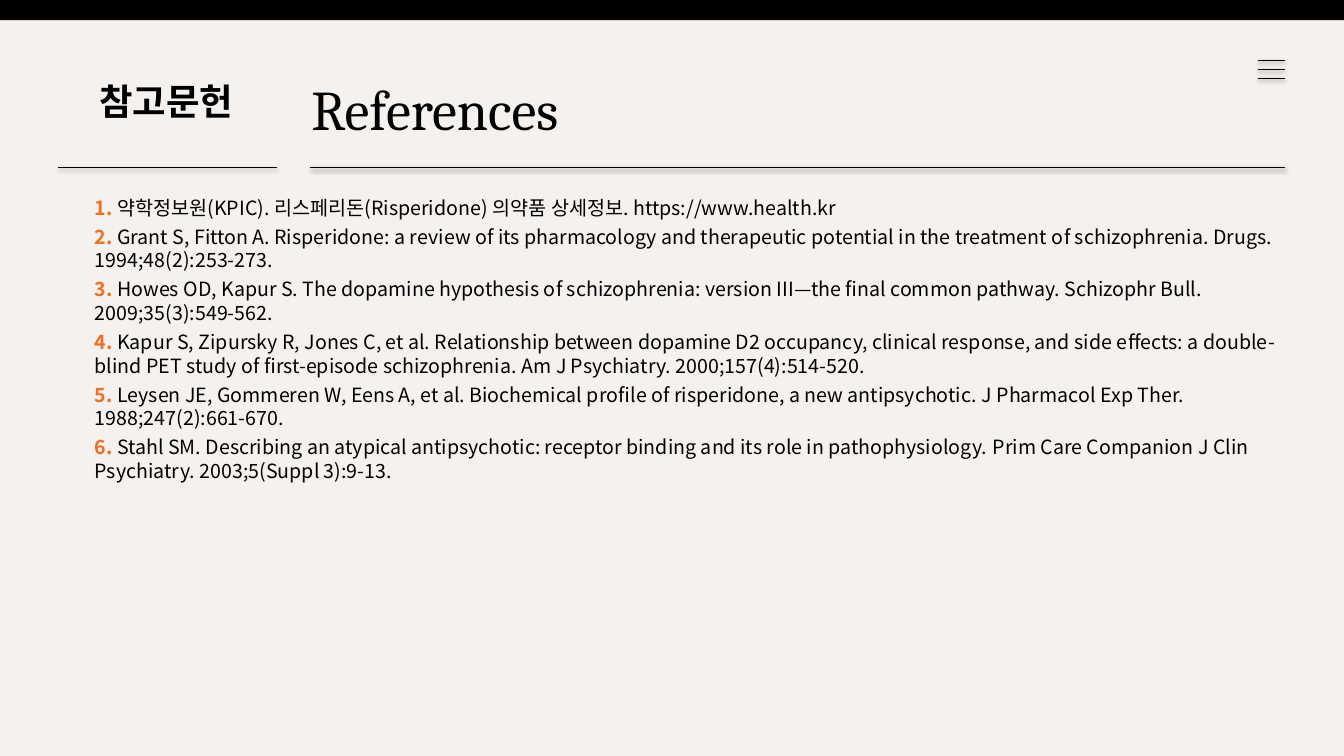
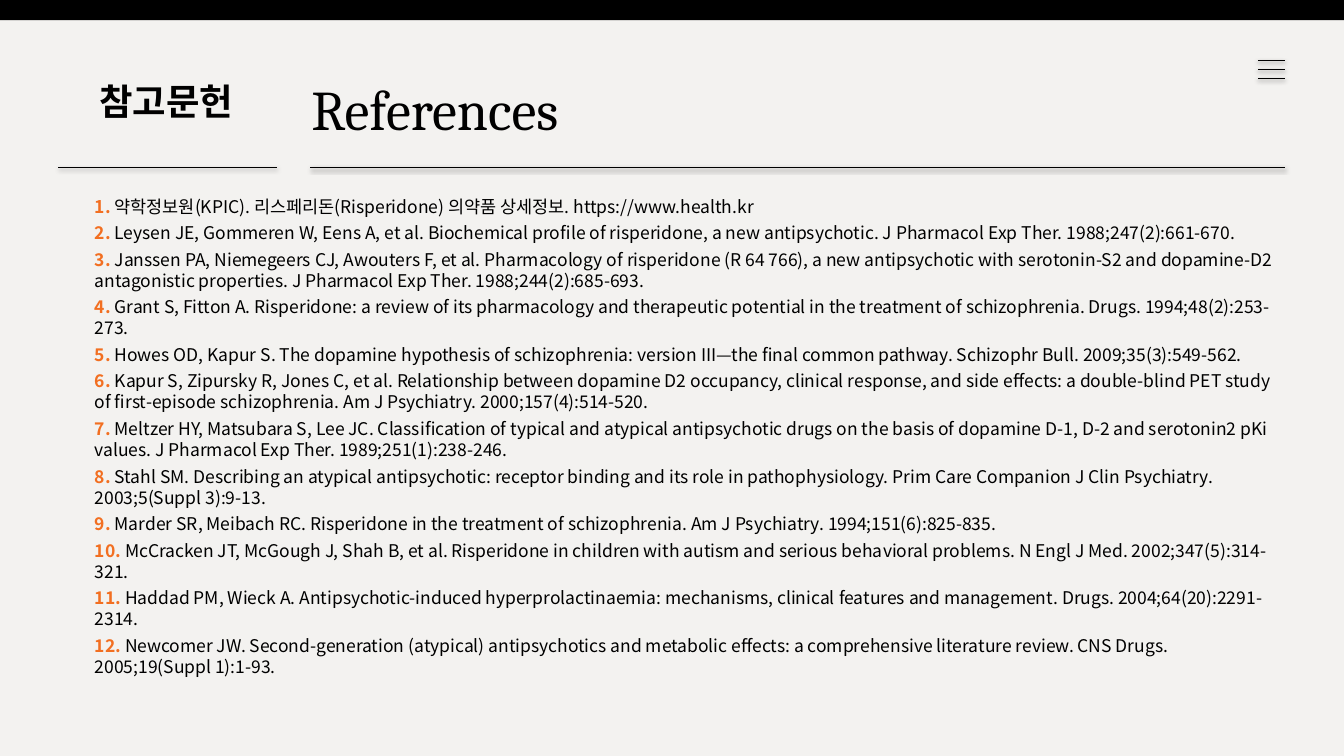
Before and after one commit to wlwl991123-prog/webtoon-app, a slide deck: slide 12 of risperidone.pptx. Drawn at 1344x756 pixels with LibreOffice and Linux fonts; fonts in the diff are those of the drawing. Boxes give left, top, right and bottom in pixels: in the first picture for what was removed or moved away, otherwise in the second. Text is boxed around its words. In the diff, an @@ line names an element or a change of style, - is before the commit and + after.

```diff
--- a/risperidone.pptx
+++ b/risperidone.pptx
@@ text at [95, 198, 754, 217]: size 14 to 12.5 pt in "1. 약학정보원(KPIC). 리스페리돈(Risperidone) 의약품 상세정보. https://www.hea ..." @@
@@ text at [95, 225, 1272, 677]: text changed; size 14 to 12.5 pt @@
-2. Grant S, Fitton A. Risperidone: a review of its pharmacology and therapeutic potential in the treatment of schizophrenia. Drugs. 1994;48(2):253-273.
-3. Howes OD, Kapur S. The dopamine hypothesis of schizophrenia: version III—the final common pathway. Schizophr Bull. 2009;35(3):549-562.
-4. Kapur S, Zipursky R, Jones C, et al. Relationship between dopamine D2 occupancy, clinical response, and side effects: a double-blind PET study of first-episode schizophrenia. Am J Psychiatry. 2000;157(4):514-520.
-5. Leysen JE, Gommeren W, Eens A, et al. Biochemical profile of risperidone, a new antipsychotic. J Pharmacol Exp Ther. 1988;247(2):661-670.
-6. Stahl SM. Describing an atypical antipsychotic: receptor binding and its role in pathophysiology. Prim Care Companion J Clin Psychiatry. 2003;5(Suppl 3):9-13.
+2. Leysen JE, Gommeren W, Eens A, et al. Biochemical profile of risperidone, a new antipsychotic. J Pharmacol Exp Ther. 1988;247(2):661-670.
+3. Janssen PA, Niemegeers CJ, Awouters F, et al. Pharmacology of risperidone (R 64 766), a new antipsychotic with serotonin-S2 and dopamine-D2 antagonistic properties. J Pharmacol Exp Ther. 1988;244(2):685-693.
+4. Grant S, Fitton A. Risperidone: a review of its pharmacology and therapeutic potential in the treatment of schizophrenia. Drugs. 1994;48(2):253-273.
+5. Howes OD, Kapur S. The dopamine hypothesis of schizophrenia: version III—the final common pathway. Schizophr Bull. 2009;35(3):549-562.
+6. Kapur S, Zipursky R, Jones C, et al. Relationship between dopamine D2 occupancy, clinical response, and side effects: a double-blind PET study of first-episode schizophrenia. Am J Psychiatry. 2000;157(4):514-520.
+7. Meltzer HY, Matsubara S, Lee JC. Classification of typical and atypical antipsychotic drugs on the basis of dopamine D-1, D-2 and serotonin2 pKi values. J Pharmacol Exp Ther. 1989;251(1):238-246.
+8. Stahl SM. Describing an atypical antipsychotic: receptor binding and its role in pathophysiology. Prim Care Companion J Clin Psychiatry. 2003;5(Suppl 3):9-13.
+9. Marder SR, Meibach RC. Risperidone in the treatment of schizophrenia. Am J Psychiatry. 1994;151(6):825-835.
+10. McCracken JT, McGough J, Shah B, et al. Risperidone in children with autism and serious behavioral problems. N Engl J Med. 2002;347(5):314-321.
+11. Haddad PM, Wieck A. Antipsychotic-induced hyperprolactinaemia: mechanisms, clinical features and management. Drugs. 2004;64(20):2291-2314.
+12. Newcomer JW. Second-generation (atypical) antipsychotics and metabolic effects: a comprehensive literature review. CNS Drugs. 2005;19(Suppl 1):1-93.
```
Also in this commit, not shown: 9 other slides changed.
